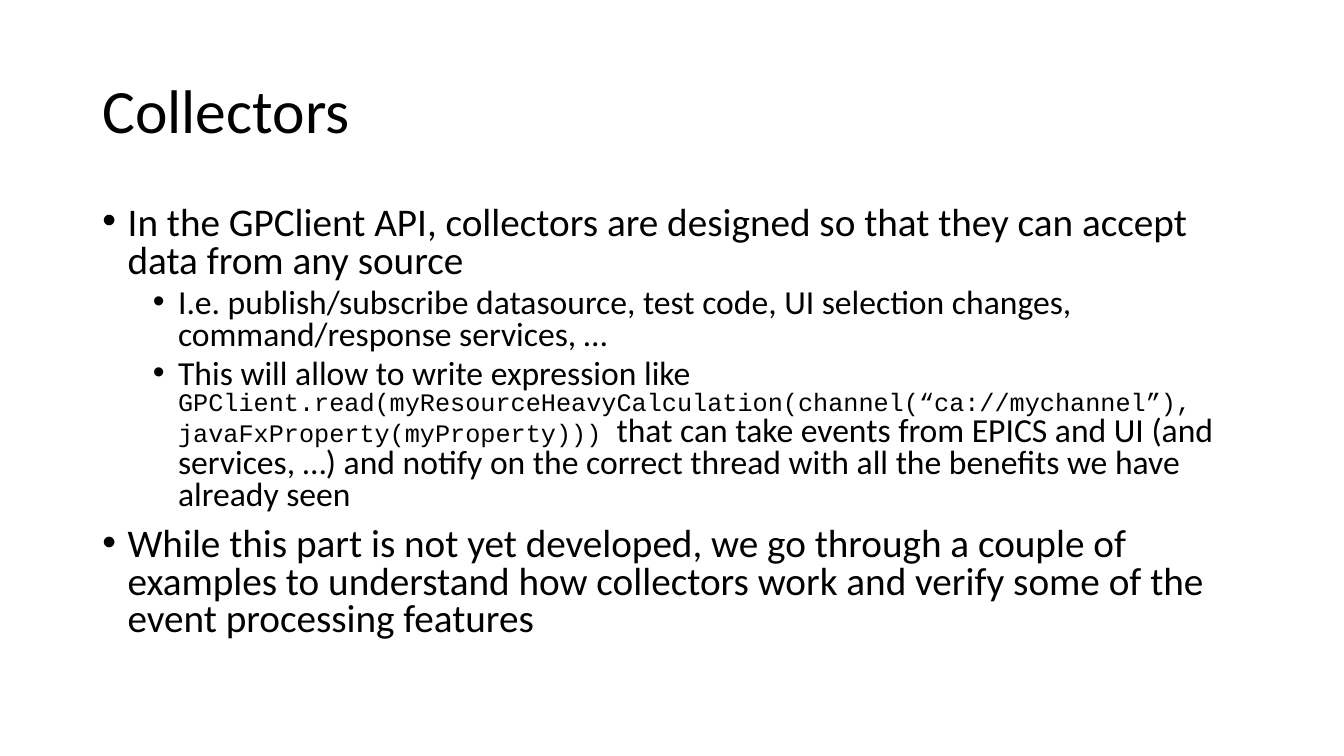
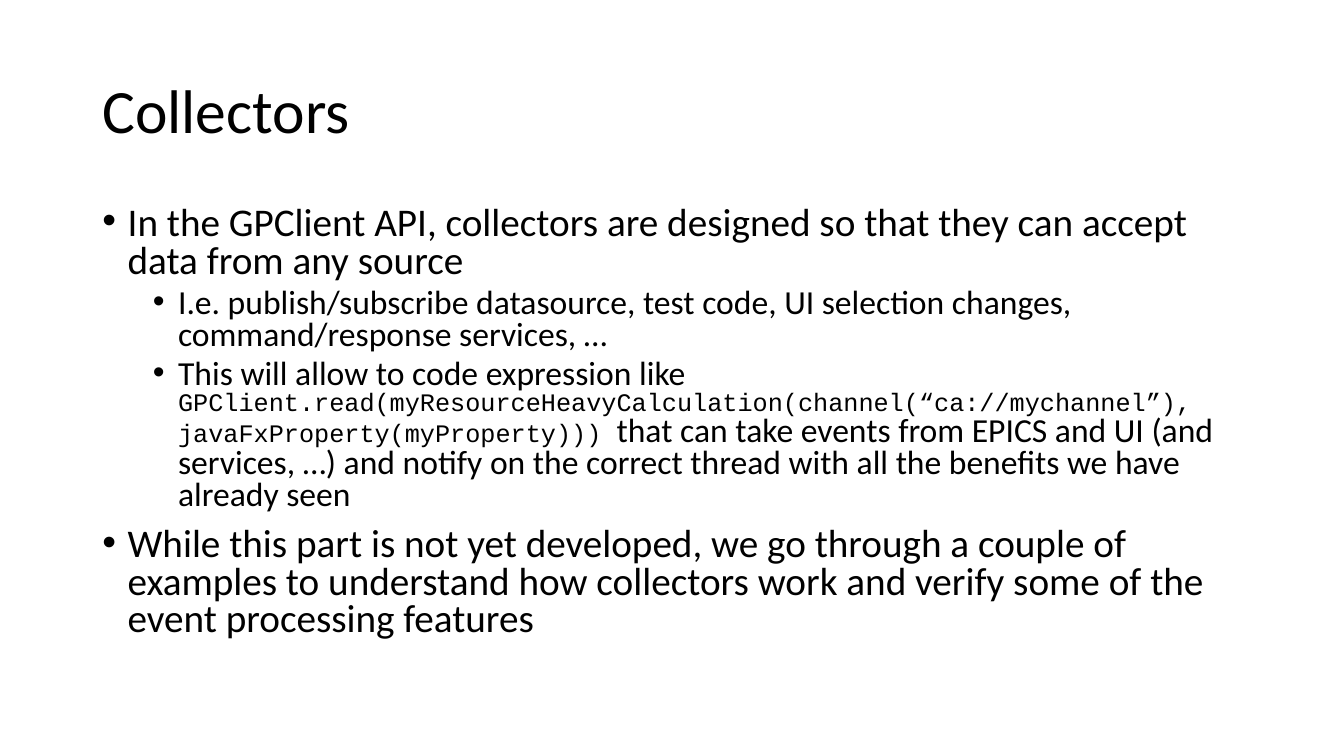
Before and after one commit to shroffk/epics-java-resources, a slide deck: slide 48 of EPICS-GPClient.pptx. Drawn at 1344x756 pixels with LibreOffice and Linux fonts; fonts in the diff are those of the drawing. Boxes give left, top, right and bottom in pixels: in the first picture for what was removed or moved away, otherwise in the second. Text is boxed around its words. In the diff, an @@ line names an element or a change of style, - is before the commit and + after.

```diff
--- a/EPICS-GPClient.pptx
+++ b/EPICS-GPClient.pptx
@@ text at [178, 361, 1214, 512]: text changed @@
-  • This will allow to write expression like GPClient.read(myResourceHeavyCalculation(channel(“ca://mychannel”), javaFxProperty(myProperty))) that can take events from EPICS and UI (and services, …) and notify on the correct thread with all the benefits we have already seen
+  • This will allow to code expression like GPClient.read(myResourceHeavyCalculation(channel(“ca://mychannel”), javaFxProperty(myProperty))) that can take events from EPICS and UI (and services, …) and notify on the correct thread with all the benefits we have already seen
```
Also in this commit, not shown: 9 other slides changed.
